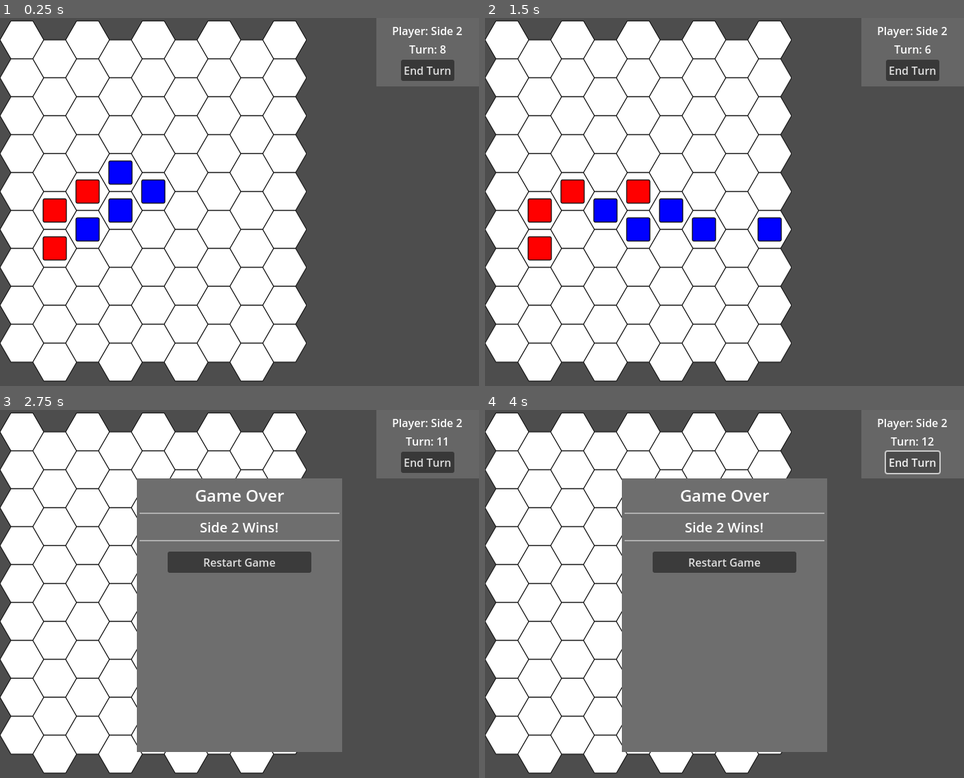
Above: before the commit, frames 1-4 (two rows, left to right).
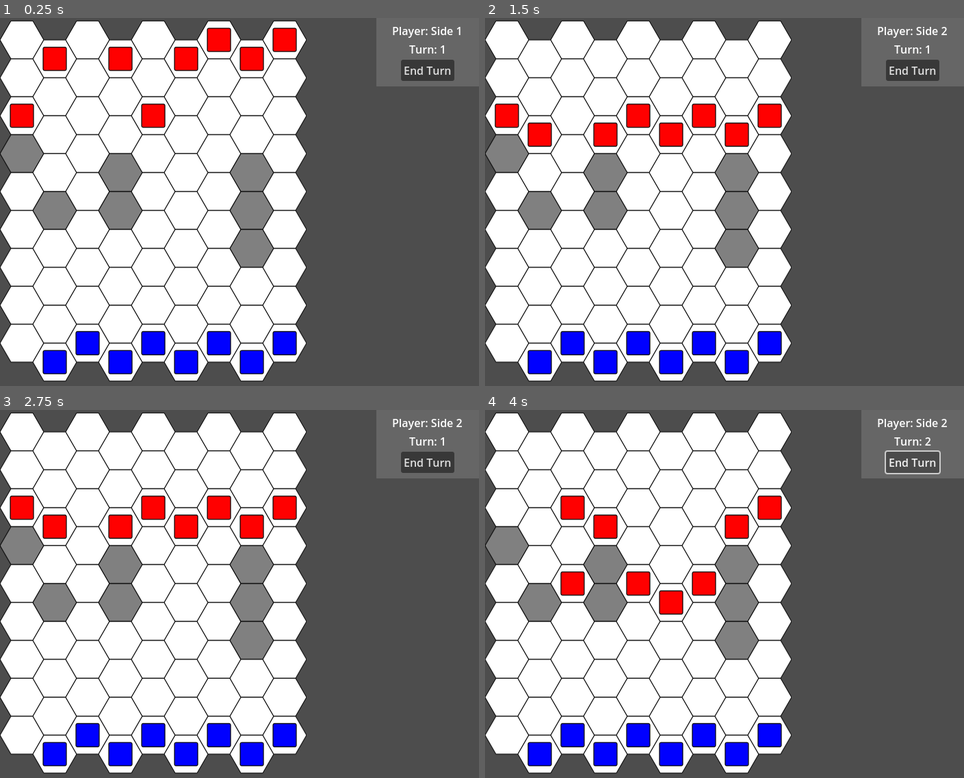
Above: after the commit, the same moments.

Repository: Bly7/1-week-wargame
Game: Godot game, scene res://main.tscn
Two runs of this game, one before a commit and one after it. Both use one fixed random seed, a clock stepped at 60 frames per second and the inputs below.
Inputs (mouse positions are in pixels of both pictures, inside the frame that each line leads up to):
- Up to frame 1 (0.25 s): no input
- Up to frame 2 (1.5 s): click (724, 168) at 0.5 s, where only the run before the commit has a clickable "Restart Game"; click (724, 168) at 1.25 s, where only the run before the commit has a clickable "Restart Game"
- Up to frame 3 (2.75 s): click (239, 560) at 2 s, where only the run before the commit has a clickable "Restart Game"
- Up to frame 4 (4 s): click "End Turn" at 2.75 s; click "End Turn" at 3.5 s

The runs differ from the first frame. In frame 1, 12% of the frame differs, in the area x 0-97%, y 2-97%; in frame 2, 13%; in frame 3, 35%, in the area x 0-94%, y 7-97%; in frame 4, 35%.

Commit message:
Improve AI turn logic and tile blocking features
AI now moves units with a time delay and ends turn via a callable, allowing for smoother automated turns. Tile blocking and highlighting are refactored for better visual feedback and logic. Pathfinding returns partial paths if blocked, and random tiles are blocked at game start for added challenge. Minor bug fixes and code cleanup included.

Diff:
--- a/AI/AI.gd
+++ b/AI/AI.gd
@@ -2,8 +2,18 @@
 
 class_name AI
 
+var end_turn_callable: Callable
+
+var time_per_move: float = 0.1  # Time delay between moves
+var time_remaining: float = 0.0
+
+var units_left_to_move: Array = []
+
 func _ready() -> void:
 	pass
+
+func setEndTurnCallable(callable: Callable) -> void:
+	end_turn_callable = callable
 
 # Get all units belonging to a specific side
 func getUnits(units: Array, side: int) -> Array:
@@ -31,16 +41,41 @@
 	return other_side_units
 
 # Make moves for all units of a specific side
-func makeMoves(units: Array, map: Node2D, side: int) -> void:
-	# Get units for both sides
-	var my_units = getUnits(units, side)
+func makeMoves(delta: float, units: Array, map: Node2D, side: int) -> void:
+	if units_left_to_move.is_empty():
+		# Initialize the list of units to move
+		units_left_to_move = getUnits(units, side)
+
+	if time_remaining > 0.0:
+		time_remaining -= delta
+		return
+
+	# Reset time remaining for next move
+	time_remaining = time_per_move
+
+	# Get enemy units
 	var enemy_units = getUnitsOfOtherSide(units, side)
 
-	for unit in my_units:
-		# Simple AI: Move each unit randomly to an adjacent tile if possible
+	var current_unit = units_left_to_move.pop_front()
+	if is_instance_valid(current_unit):
+		moveUnit(current_unit, enemy_units, units, map, side)
+
+	# Check if all units have moved
+	if not units_left_to_move.is_empty():
+		return
+
+	# All units have moved, end the turn
+	if end_turn_callable != null:
+		end_turn_callable.call()
+	else:
+		print("AI: end_turn_callable is null!")
+
+# Move/Attack with a single unit based on simple AI logic
+func moveUnit(unit: Node2D, enemy_units: Array, units: Array, map: Node2D, side: int) -> void:
+	# Simple AI: Move each unit randomly to an adjacent tile if possible
 		var current_tile = map.getTileAtPixel(unit.position)
 		if current_tile == null:
-			continue
+			return
 
 		# get closest enemy unit
 		var closest_enemy = null
--- a/Map/Tile/tile.gd
+++ b/Map/Tile/tile.gd
@@ -8,17 +8,42 @@
 
 var tile_blocked: bool = false
 
+@onready var sprite: Sprite2D = $Sprite2D
+
 func _ready():
-    pass # Replace with function body.
+	resetTileColor()
+
+# Reset the tile color based on its blocked status
+func resetTileColor():
+	if tile_blocked:
+		sprite.modulate = Color(0.5, 0.5, 0.5)
+		return
+
+	sprite.modulate = Color(1, 1, 1)
+
+# Highlight the tile with a specific color
+func highlightTile(highlight_color: Color):
+	if tile_blocked:
+		sprite.modulate = highlight_color.lerp(Color(0.5, 0.5, 0.5), 0.5)
+		return
+
+	sprite.modulate = highlight_color
+
+func setBlocked(is_blocked: bool):
+	tile_blocked = is_blocked
+	resetTileColor()
+
+func getBlocked() -> bool:
+	return tile_blocked
 
 # Set the grid location of the tile
 func setLocation(location: Vector2):
-    tile_location = location
+	tile_location = location
 
 # Get the grid location of the tile
 func getLocation() -> Vector2:
-    return tile_location
+	return tile_location
 
 # Get the center position of the tile in pixel coordinates
 func getCenterOfTile() -> Vector2:
-    return position + Vector2(tile_size / 2, tile_size / 2)
+	return position + Vector2(tile_size / 2, tile_size / 2)
--- a/Map/map.gd
+++ b/Map/map.gd
@@ -43,8 +43,7 @@
 
 # Highlight a specific tile with a given color
 func highlightTile(tile: Tile, highlight_color: Color):
-	var sprite = tile.get_node("Sprite2D") as Sprite2D
-	sprite.modulate = highlight_color
+	tile.highlightTile(highlight_color)
 
 # Highlight multiple tiles in a list with a given color
 func highlightTilesInList(tiles: Array, highlight_color: Color):
@@ -59,7 +58,10 @@
 
 # Reset a tile to normal color
 func resetTileHighlight(tile: Tile):
-	highlightTile(tile, Color(1, 1, 1))
+	if tile == null:
+		return
+
+	tile.resetTileColor()
 
 # Reset a tile at a specific grid position to normal color
 func resetTileHighlightAtGrid(grid_pos: Vector2):
@@ -180,6 +182,7 @@
 
 # Get a path between two tiles using A* pathfinding
 # AI Generated function
+# If no complete path exists (blocked by units), returns partial path as far as possible toward target
 func getPathBetweenTiles(start_tile: Tile, end_tile: Tile, units: Array) -> Array:
 	if start_tile == null or end_tile == null:
 		return []
@@ -199,9 +202,13 @@
 	var g_score = {}  # Cost from start to each tile
 	var f_score = {}  # Estimated total cost from start to end through each tile
 
+	# Track the best tile (closest to target) in case we can't reach the destination
+	var best_tile = start_tile
+	var best_distance = distanceBetweenTiles(start_tile.getLocation(), end_tile.getLocation())
+
 	# Initialize scores
 	g_score[start_tile] = 0
-	f_score[start_tile] = distanceBetweenTiles(start_tile.getLocation(), end_tile.getLocation())
+	f_score[start_tile] = best_distance
 
 	while open_set.size() > 0:
 		# Find tile in open_set with lowest f_score
@@ -217,6 +224,12 @@
 		if current == end_tile:
 			return _reconstructPath(came_from, current)
 
+		# Update best tile if this one is closer to the target
+		var current_distance = distanceBetweenTiles(current.getLocation(), end_tile.getLocation())
+		if current_distance < best_distance:
+			best_tile = current
+			best_distance = current_distance
+
 		# Move current from open to closed set
 		open_set.erase(current)
 		closed_set.append(current)
@@ -257,7 +270,11 @@
 			g_score[neighbor] = tentative_g_score
 			f_score[neighbor] = tentative_g_score + distanceBetweenTiles(neighbor.getLocation(), end_tile.getLocation())
 
-	# No path found
+	# No complete path found, return partial path to closest tile we reached
+	if best_tile != start_tile:
+		return _reconstructPath(came_from, best_tile)
+
+	# Couldn't move at all
 	return []
 
 # Helper function to reconstruct the path from A*
--- a/Unit/unit.gd
+++ b/Unit/unit.gd
@@ -52,7 +52,8 @@
 	var reachable_tiles = []
 	for target_tile in tiles_in_range:
 		var path = map.getPathBetweenTiles(tile, target_tile, units)
-		if path.size() - 1 <= move_points:
+		# Only add if a valid path exists and is within move range
+		if path.size() > 0 and path.size() - 1 <= move_points:
 			reachable_tiles.append(target_tile)
 
 	return reachable_tiles
--- a/main.gd
+++ b/main.gd
@@ -50,6 +50,20 @@
 	map.setMapSize(Vector2(9, 9))
 	map.placeTiles()
 
+	for tile_number in range(10):
+		# Randomly block some tiles in the middle area
+		var rand_x = randi_range(0, map.getWidth() - 1)
+		var rand_y = randi_range(3, map.getHeight() - 4)
+
+		# Set the tile as blocked
+		var tile = map.getTileAtGrid(Vector2(rand_x, rand_y))
+		if tile != null:
+			tile.setBlocked(true)
+
+	# Setup AI
+	if ai != null:
+		ai.setEndTurnCallable(endTurn)
+
 	# Start the game
 	startGame()
 
@@ -72,11 +86,8 @@
 
 	# Handle AI turn
 	if (current_side == 1 and side1_ai) or (current_side == 2 and side2_ai):
-		# Make AI moves
-		ai.makeMoves(units, map, current_side)
-
-		# End the turn after AI moves
-		endTurn()
+		# Make AI moves and end turn
+		ai.makeMoves(delta, units, map, current_side)
 
 	# Update timer for periodic updates
 	update_timer -= delta
--- a/main.tscn
+++ b/main.tscn
@@ -10,7 +10,6 @@
 
 [node name="Main" type="Node2D"]
 script = ExtResource("1_0xm2m")
-side2_ai = true
 unit_scene = ExtResource("3_h2yge")
 units_per_side = 8
 
